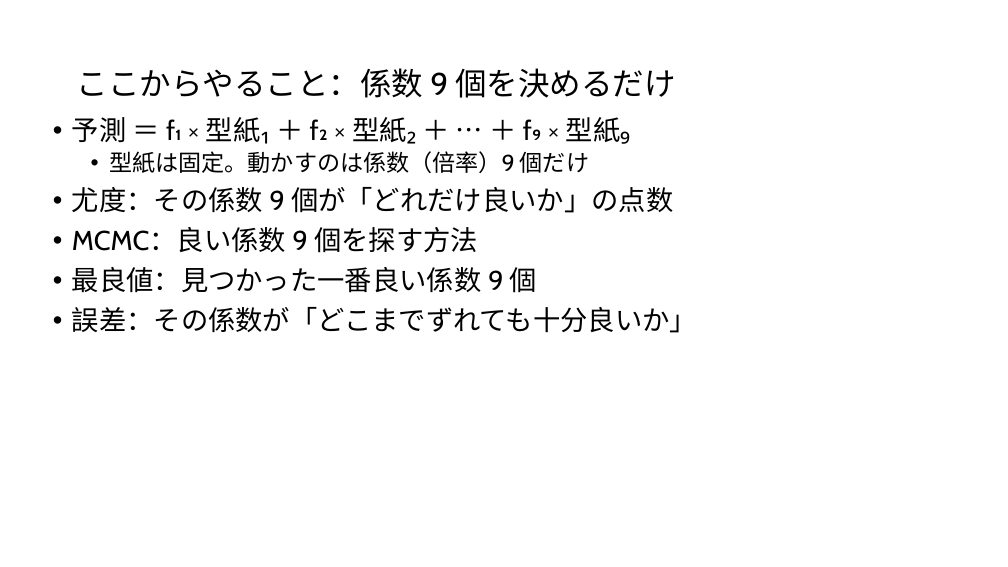
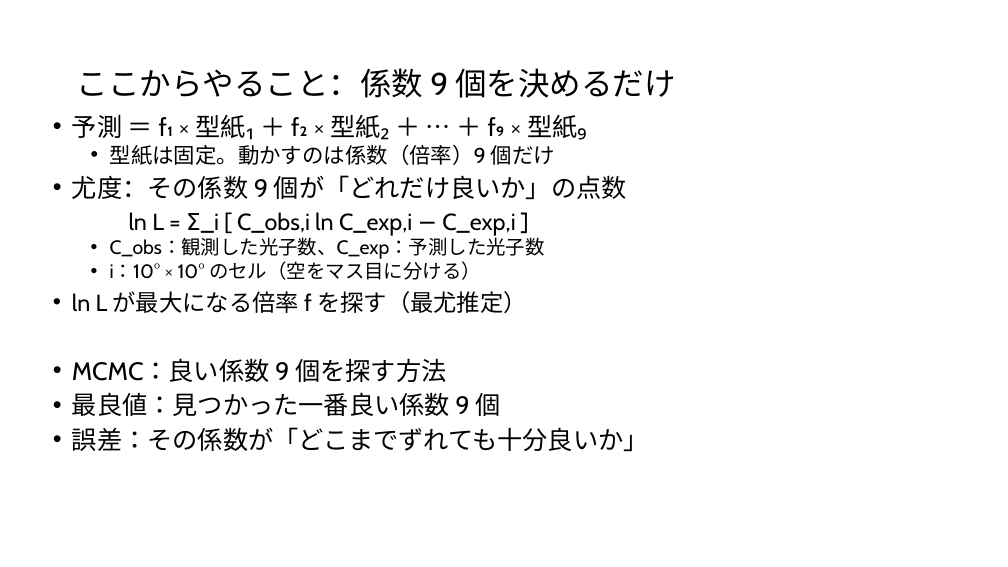
Before and after one commit to Mikann20041029/darkmatter-slides, a slide deck: slide 12 of slides/2026-10-03_研究進捗報告_claude.pptx. Drawn at 1008x567 pixels with LibreOffice and Linux fonts; fonts in the diff are those of the drawing. Boxes give left, top, right and bottom in pixels: in the first picture for what was removed or moved away, otherwise in the second. Text is boxed around its words. In the diff, an @@ line names an element or a change of style, - is before the commit and + after.

```diff
--- a/slides/2026-10-03_研究進捗報告_claude.pptx
+++ b/slides/2026-10-03_研究進捗報告_claude.pptx
@@ text at <box>72,114,649,452</box>: size 26 to 24.1 pt in "予測 ＝ f₁ × 型紙₁ ＋ f₂ ...", "尤度：その係数 9 個が「どれだけ良いか」の点数", "MCMC：良い係数 9 個を探す方法", "最良値：見つかった一番良い係数 9 個" and 1 more places; size 22 to 20.4 pt in "型紙は固定。動かすのは係数（倍率）9 個だけ"; line spacing 0.9 to 0.8 @@
@@ text at <box>72,212,545,313</box>: paragraphs added @@
+ln L = Σ_i [ C_obs,i ln C_exp,i − C_exp,i ]
+  • C_obs：観測した光子数、C_exp：予測した光子数
+  • i：10° × 10° のセル（空をマス目に分ける）
+• ln L が最大になる倍率 f を探す（最尤推定）
```
Also in this commit, not shown: 1 other slide changed.
